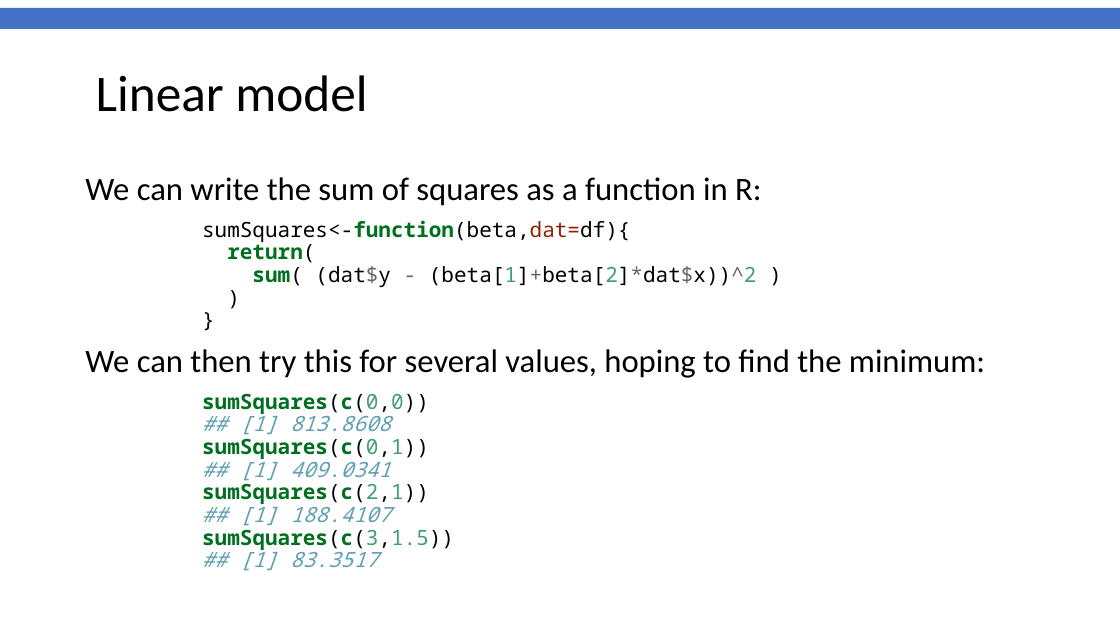
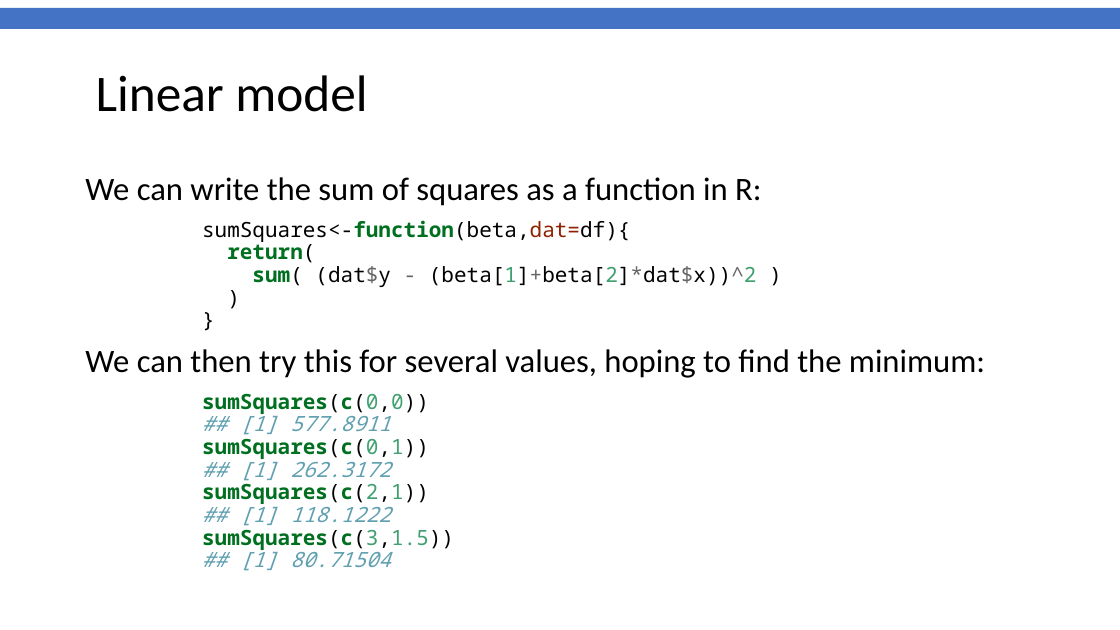
Before and after one commit to gitMarcH/COM_STA621_2020, a slide deck: slide 19 of COM_MScBioinformatics_2020_Session6.pptx. Drawn at 1120x630 pixels with LibreOffice and Linux fonts; fonts in the diff are those of the drawing; background and template pictures are left out. Boxes give left, top, right and bottom in pixels: in the first picture for what was removed or moved away, otherwise in the second. Text is boxed around its words. In the diff, an @@ line names an element or a change of style, - is before the commit and + after.

```diff
--- a/COM_MScBioinformatics_2020_Session6.pptx
+++ b/COM_MScBioinformatics_2020_Session6.pptx
@@ text at [202, 393, 454, 571]: text changed @@
-sumSquares(c(0,0))
-## [1] 813.8608
-sumSquares(c(0,1))
-## [1] 409.0341
-sumSquares(c(2,1))
-## [1] 188.4107
-sumSquares(c(3,1.5))
-## [1] 83.3517
+sumSquares(c(0,0))
+## [1] 577.8911
+sumSquares(c(0,1))
+## [1] 262.3172
+sumSquares(c(2,1))
+## [1] 118.1222
+sumSquares(c(3,1.5))
+## [1] 80.71504
```
Also in this commit, not shown: 1 other slide changed, 5 other files.
